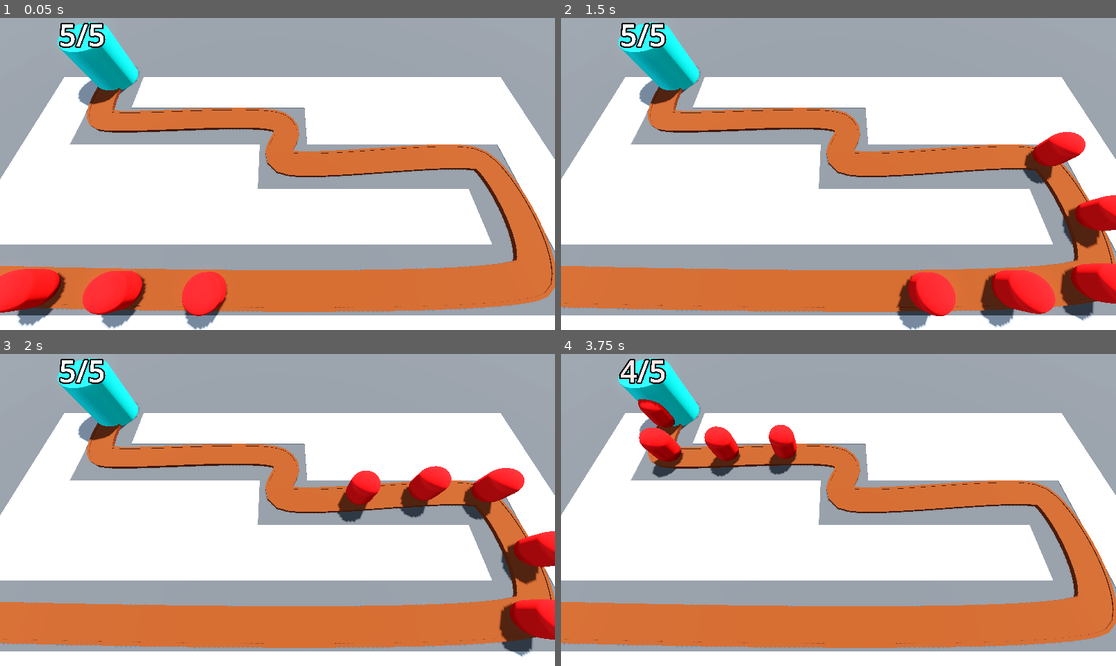
Above: before the commit, frames 1-4 (two rows, left to right).
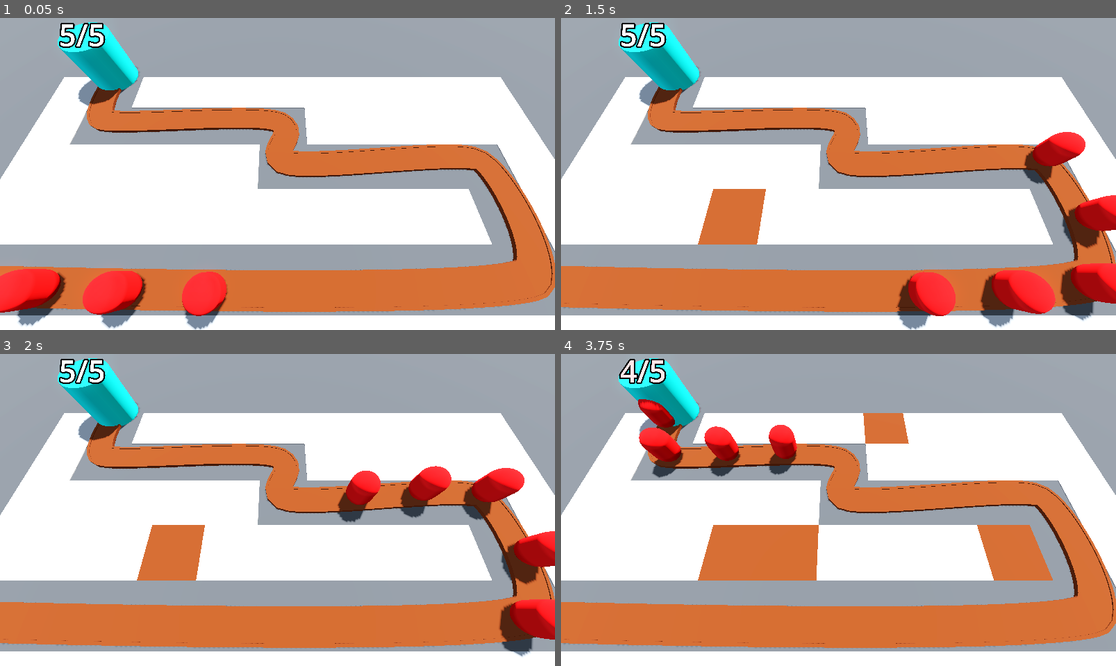
Above: after the commit, the same moments.

Repository: CSbean/Barbarian-Blaster
Game: Godot game, scene res://Scenes/bace_levle.tscn
Same seed, same stepped clock (60 frames per second), same inputs: the game is played once before the commit and once after it.
Inputs (mouse positions are in pixels of both pictures, inside the frame that each line leads up to):
- Up to frame 1 (0.05 s): no input
- Up to frame 2 (1.5 s): move the mouse to (960, 158) at 0.52 s; click (960, 158) at 0.6 s; move the mouse to (727, 189) at 1.27 s; click (727, 189) at 1.35 s
- Up to frame 3 (2 s): no input
- Up to frame 4 (3.75 s): move the mouse to (894, 441) at 2.02 s; click (894, 441) at 2.1 s; move the mouse to (810, 572) at 2.77 s; click (810, 572) at 2.85 s; move the mouse to (1005, 556) at 3.52 s; click (1005, 556) at 3.6 s

Frame 1 is identical in both runs. In frame 2, 1.8% of the frame differs, in the area x 24-37%, y 54-73%; in frame 3, 1.8%; in frame 4, 6.1%, in the area x 24-89%, y 18-73%.

Commit message:
turret and turret Manager

Diff:
--- a/Base/base.tscn
+++ b/Scenes/Base/base.tscn
@@ -1,6 +1,6 @@
 [gd_scene load_steps=3 format=3 uid="uid://72be5bf6ywu1"]
 
-[ext_resource type="Script" uid="uid://cb7dhec2aipkk" path="res://Base/base.gd" id="1_u1x2a"]
+[ext_resource type="Script" uid="uid://cb7dhec2aipkk" path="res://Scenes/Base/base.gd" id="1_u1x2a"]
 
 [sub_resource type="StandardMaterial3D" id="StandardMaterial3D_01hrb"]
 albedo_color = Color(0, 1, 0.98333335, 1)
--- /dev/null
+++ b/Scenes/RayPickerCamra/ray_picker_camra.gd
@@ -0,0 +1,27 @@
+extends Camera3D
+
+@export var gridmap : GridMap
+
+@onready var ray_cast_3d: RayCast3D = $RayCast3D
+
+func _process(delta: float) -> void:
+	var mouse_pos : Vector2 = get_viewport().get_mouse_position()
+	ray_cast_3d.target_position = project_local_ray_normal(mouse_pos) *100.0
+	#update the ray_cast_3d immediately
+	ray_cast_3d.force_raycast_update()
+	#printt(ray_cast_3d.get_collider(),ray_cast_3d.get_collision_point())
+
+	if ray_cast_3d.is_colliding():
+		var collider = ray_cast_3d.get_collider()
+		if collider is GridMap:
+
+			var collision_point = ray_cast_3d.get_collision_point()
+			var cell = gridmap.local_to_map(collision_point)
+			if gridmap.get_cell_item(cell)==0:
+				Input.set_default_cursor_shape(Input.CURSOR_POINTING_HAND)
+				if Input.is_action_just_pressed("Click"):
+					gridmap.set_cell_item(cell,1)
+			else:
+				Input.set_default_cursor_shape(Input.CURSOR_ARROW)
+	else:
+			Input.set_default_cursor_shape(Input.CURSOR_ARROW)
--- /dev/null
+++ b/Scenes/RayPickerCamra/ray_picker_camra.tscn
@@ -0,0 +1,9 @@
+[gd_scene load_steps=2 format=3 uid="uid://bt367vcdh0q88"]
+
+[ext_resource type="Script" uid="uid://db8oogg0imbjb" path="res://Scenes/RayPickerCamra/ray_picker_camra.gd" id="1_1la6i"]
+
+[node name="RayPickerCamra" type="Camera3D"]
+transform = Transform3D(1, 0, 0, 0, 0.42261824, 0.9063078, 0, -0.9063078, 0.42261824, 0, 0, 0)
+script = ExtResource("1_1la6i")
+
+[node name="RayCast3D" type="RayCast3D" parent="."]
--- a/Scenes/bace_levle.tscn
+++ b/Scenes/bace_levle.tscn
@@ -1,8 +1,9 @@
-[gd_scene load_steps=10 format=3 uid="uid://c50el35njdfn1"]
+[gd_scene load_steps=11 format=3 uid="uid://c50el35njdfn1"]
 
 [ext_resource type="MeshLibrary" uid="uid://cxjl880r3wbnp" path="res://assets/MeshLibaries/SpaceLibrary.tres" id="1_7i2ny"]
+[ext_resource type="PackedScene" uid="uid://bt367vcdh0q88" path="res://Scenes/RayPickerCamra/ray_picker_camra.tscn" id="1_tusin"]
 [ext_resource type="PackedScene" uid="uid://2aw35j7gw48o" path="res://Scenes/enemy/enemy.tscn" id="2_0tbjv"]
-[ext_resource type="PackedScene" uid="uid://72be5bf6ywu1" path="res://Base/base.tscn" id="3_01hrb"]
+[ext_resource type="PackedScene" uid="uid://72be5bf6ywu1" path="res://Scenes/Base/base.tscn" id="3_01hrb"]
 
 [sub_resource type="ProceduralSkyMaterial" id="ProceduralSkyMaterial_7xd7d"]
 sky_horizon_color = Color(0.66224277, 0.6717428, 0.6867428, 1)
@@ -44,8 +45,9 @@
 size = Vector3(100, 2, 100)
 material = SubResource("StandardMaterial3D_0tbjv")
 
-[node name="Camera3D" type="Camera3D" parent="."]
+[node name="RayPickerCamra" parent="." node_paths=PackedStringArray("gridmap") instance=ExtResource("1_tusin")]
 transform = Transform3D(1, 0, 0, 0, 0.42261824, 0.9063078, 0, -0.9063078, 0.42261824, -2.5, 14.5, 9.5)
+gridmap = NodePath("../GridMap")
 
 [node name="GridMap" type="GridMap" parent="."]
 mesh_library = ExtResource("1_7i2ny")
@@ -118,7 +120,7 @@
 speed = 20
 
 [node name="Enemy4" parent="Path3D" instance=ExtResource("2_0tbjv")]
-transform = Transform3D(-0.01583525, 0, -0.9998662, 0, 1, 0, 0.9998662, 0, -0.01583525, -12.451227, 0, 10.5831995)
+transform = Transform3D(-0.015835239, 0, -0.99986553, 0, 1, 0, 0.99986553, 0, -0.015835239, -12.451227, 0, 10.5831995)
 progress = 15.0
 speed = 20
 
@@ -129,3 +131,5 @@
 
 [node name="Base" parent="." instance=ExtResource("3_01hrb")]
 transform = Transform3D(1, 0, 0, 0, 1, 0, 0, 0, 1, -18.633997, 0, -8.032764)
+
+[node name="TurretManager" type="Node3D" parent="."]
--- a/project.godot
+++ b/project.godot
@@ -18,3 +18,11 @@
 [global_group]
 
 Base=""
+
+[input]
+
+Click={
+"deadzone": 0.2,
+"events": [Object(InputEventMouseButton,"resource_local_to_scene":false,"resource_name":"","device":-1,"window_id":0,"alt_pressed":false,"shift_pressed":false,"ctrl_pressed":false,"meta_pressed":false,"button_mask":1,"position":Vector2(244, 10),"global_position":Vector2(253, 58),"factor":1.0,"button_index":1,"canceled":false,"pressed":true,"double_click":false,"script":null)
+]
+}
--- /dev/null
+++ b/turret/turret.tscn
@@ -0,0 +1,43 @@
+[gd_scene load_steps=5 format=3 uid="uid://beav77qq7grt7"]
+
+[sub_resource type="CylinderMesh" id="CylinderMesh_pweg5"]
+height = 1.0
+
+[sub_resource type="CylinderMesh" id="CylinderMesh_vfthy"]
+top_radius = 0.6
+bottom_radius = 0.6
+height = 0.5
+
+[sub_resource type="BoxMesh" id="BoxMesh_pweg5"]
+size = Vector3(1.1, 0.5, 0.5)
+
+[sub_resource type="CylinderMesh" id="CylinderMesh_2876l"]
+top_radius = 0.1
+bottom_radius = 0.2
+height = 1.0
+
+[node name="turret" type="Node3D"]
+
+[node name="turretBase" type="MeshInstance3D" parent="."]
+transform = Transform3D(1, 0, 0, 0, 1, 0, 0, 0, 1, 0, 0.5, 0)
+mesh = SubResource("CylinderMesh_pweg5")
+
+[node name="turretTop" type="MeshInstance3D" parent="turretBase"]
+transform = Transform3D(1, 0, 0, 0, 1, 0, 0, 0, 1, 0, 0.3, 0)
+mesh = SubResource("CylinderMesh_vfthy")
+
+[node name="MeshInstance3D4" type="MeshInstance3D" parent="turretBase/turretTop"]
+transform = Transform3D(1, 0, 0, 0, 1, 0, 0, 0, 1, 0, 0, 0.38710326)
+mesh = SubResource("BoxMesh_pweg5")
+
+[node name="MeshInstance3D" type="MeshInstance3D" parent="turretBase/turretTop"]
+transform = Transform3D(1, 0, 0, 0, -4.371139e-08, -1, 0, 1, -4.371139e-08, 0, 0, 0.7832428)
+mesh = SubResource("CylinderMesh_2876l")
+
+[node name="MeshInstance3D2" type="MeshInstance3D" parent="turretBase/turretTop"]
+transform = Transform3D(1, 0, 0, 0, -4.371139e-08, -1, 0, 1, -4.371139e-08, -0.36254752, 0, 0.7832428)
+mesh = SubResource("CylinderMesh_2876l")
+
+[node name="MeshInstance3D3" type="MeshInstance3D" parent="turretBase/turretTop"]
+transform = Transform3D(1, 0, 0, 0, -4.371139e-08, -1, 0, 1, -4.371139e-08, 0.3431186, 0, 0.7832428)
+mesh = SubResource("CylinderMesh_2876l")
Renamed: Base/base.gd -> Scenes/Base/base.gd
Renamed: Base/base.gd.uid -> Scenes/Base/base.gd.uid
Not shown, added: Scenes/RayPickerCamra/ray_picker_camra.gd.uid
